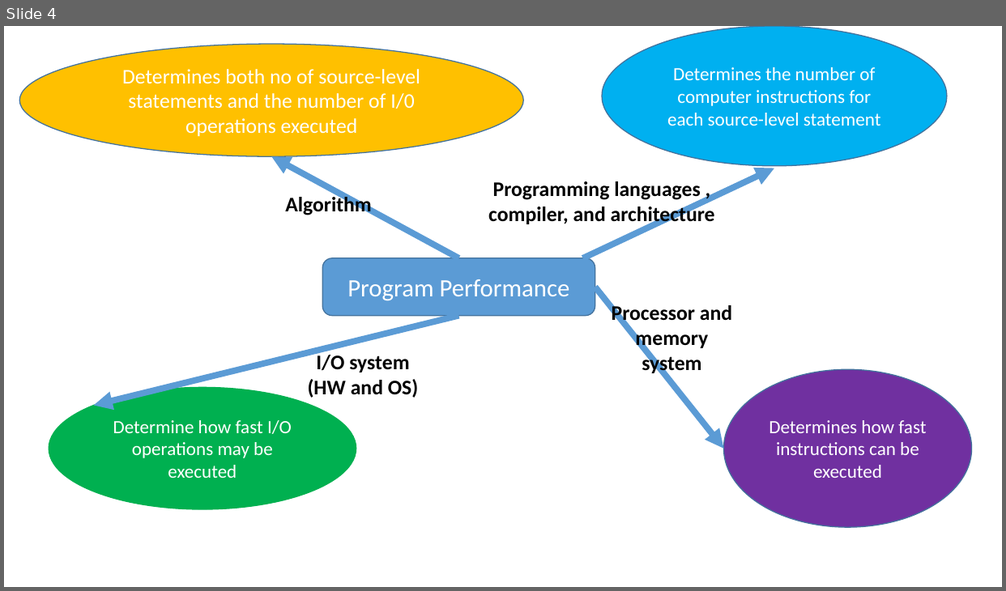
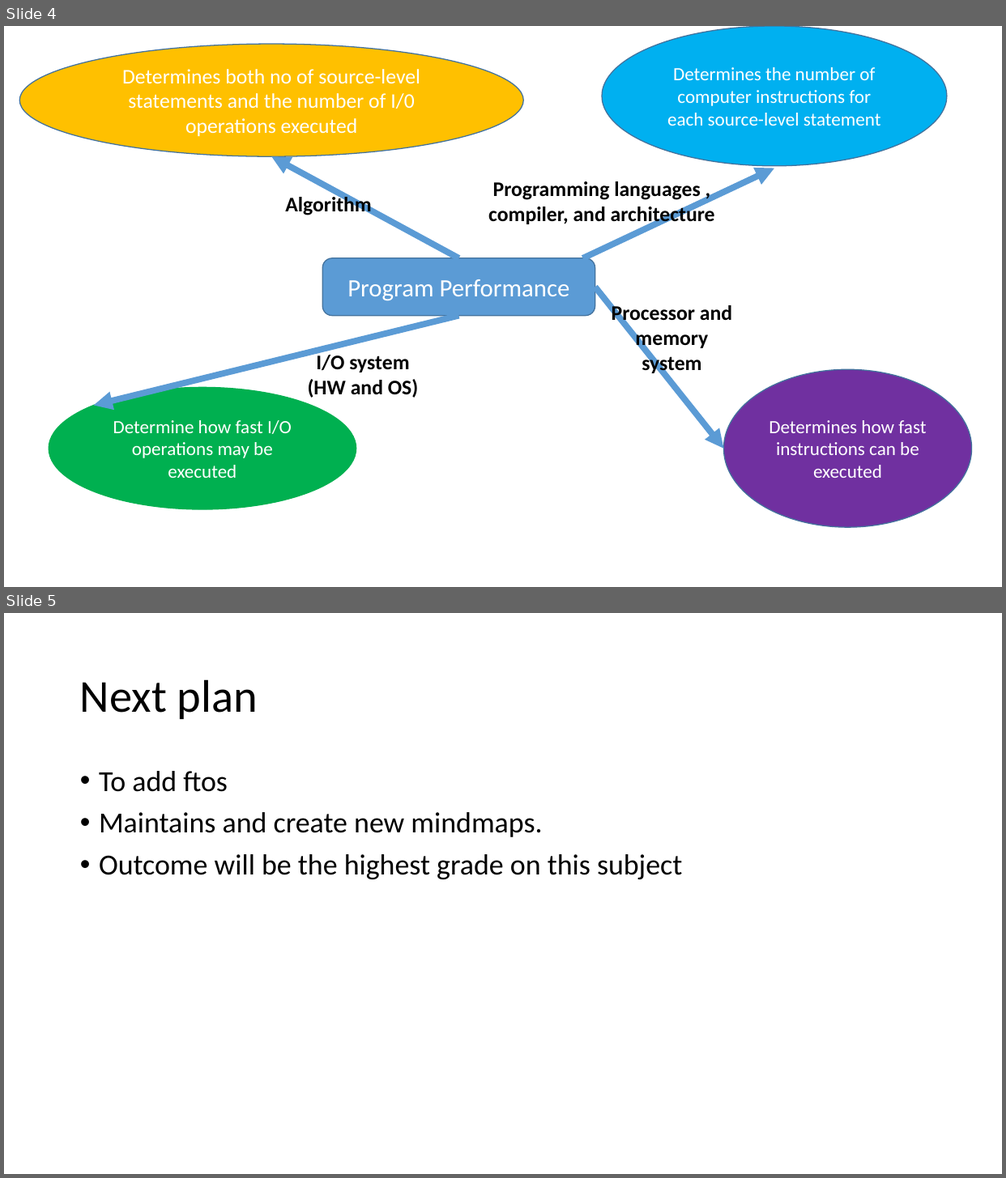
Before and after one commit to buddhikadesilva/CSA-Tutorial, a slide deck: Intro.pptx. Shown one above the other, each under a label of ours: slide 4 before the commit, slides 4 and 5 after it. The pictures are 1006x591 and 1006x1178 pixels, drawn with LibreOffice and Linux fonts; fonts in the diff are those of the drawing. Boxes give left, top, right and bottom in pixels: in the first picture for what was removed or moved away, otherwise in the second. Text is boxed around its words. In the diff, an @@ line names an element or a change of style, - is before the commit and + after.

Commit message:
Added future plans slide

```diff
--- a/Intro.pptx
+++ b/Intro.pptx
@@ slide 5 added at (4, 613, 1002, 1174), background #FFFFFF @@
@@ title added at (80, 679, 258, 719), 44 pt, text #000000 @@
+Next plan
@@ text added at (99, 771, 682, 879), 28 pt, text #000000 @@
+• To add ftos
+• Maintains and create new mindmaps.
+• Outcome will be the highest grade on this subject
```
